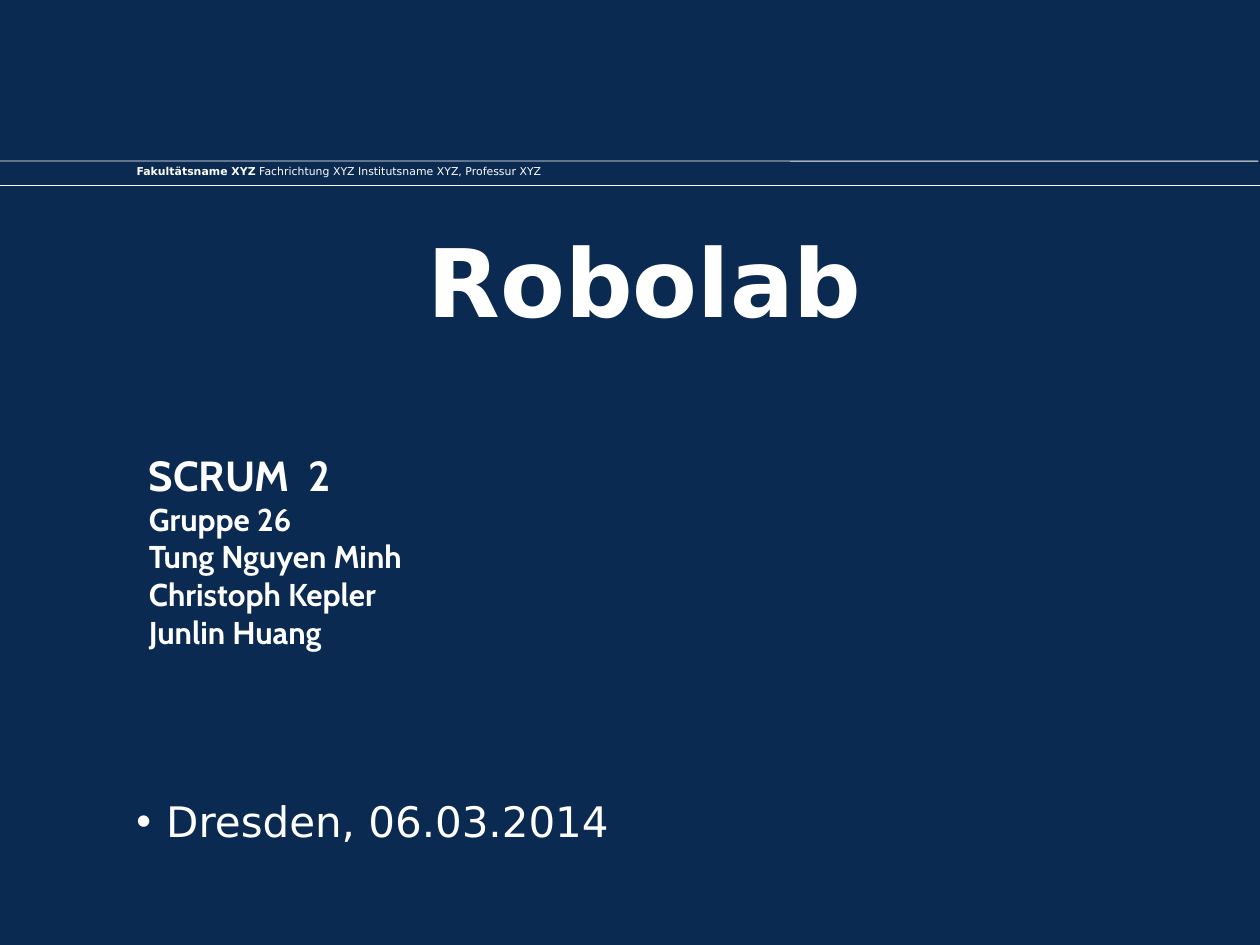
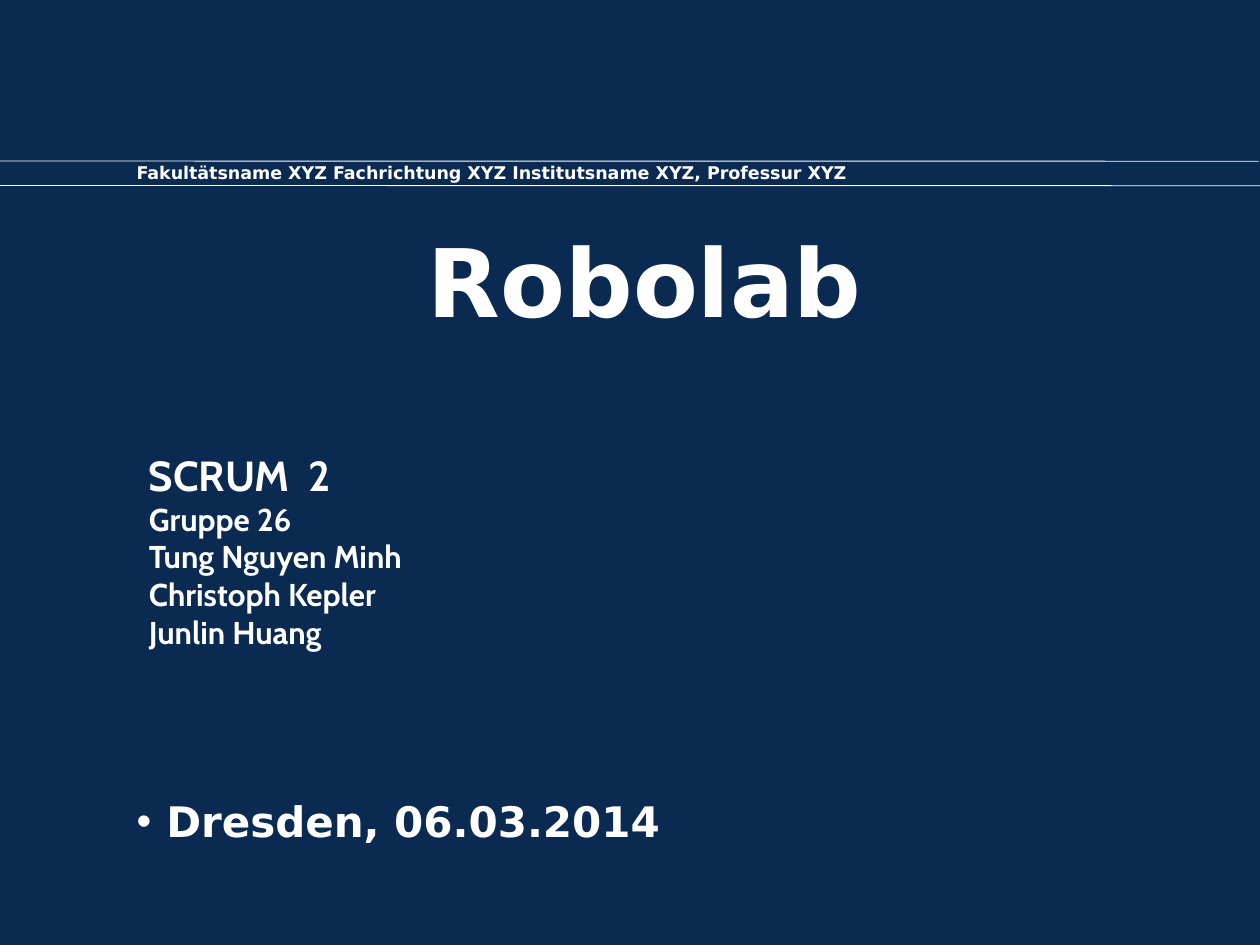
Before and after one commit to MarauderXtreme/robolab-2014, a slide deck: slide 1 of Scrum/Scrum 06.03.ppt. Drawn at 1260x945 pixels with LibreOffice and Linux fonts; fonts in the diff are those of the drawing; background and template pictures are left out. Boxes give left, top, right and bottom in pixels: in the first picture for what was removed or moved away, otherwise in the second. Text is boxed around its words. In the diff, an @@ line names an element or a change of style, - is before the commit and + after.

```diff
--- a/Scrum/Scrum 06.03.ppt
+++ b/Scrum/Scrum 06.03.ppt
@@ text "Fakultätsname XYZ Fachrichtung XYZ Institutsname ..." at bbox=[137, 165, 847, 183]: size 6.2 to 10 pt; bold on in "Fachrichtung XYZ Institutsname XYZ, Professur XYZ"; line spacing 0.8 to 1 @@
@@ text "Dresden, 06.03.2014" at bbox=[166, 805, 660, 843]: bold on @@
```
Also in this commit, not shown: 4 other slides changed, 5 slides added.
